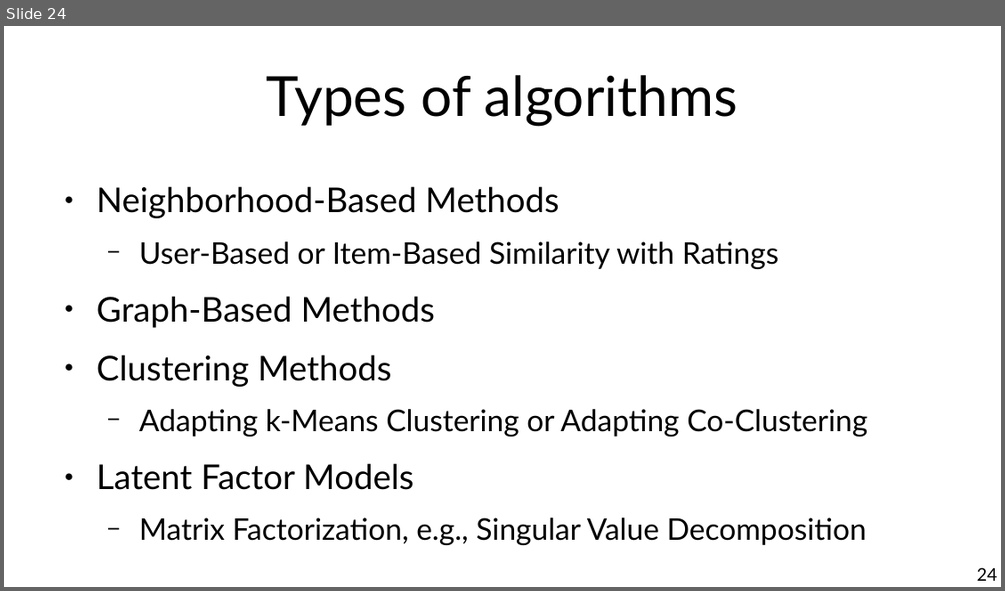
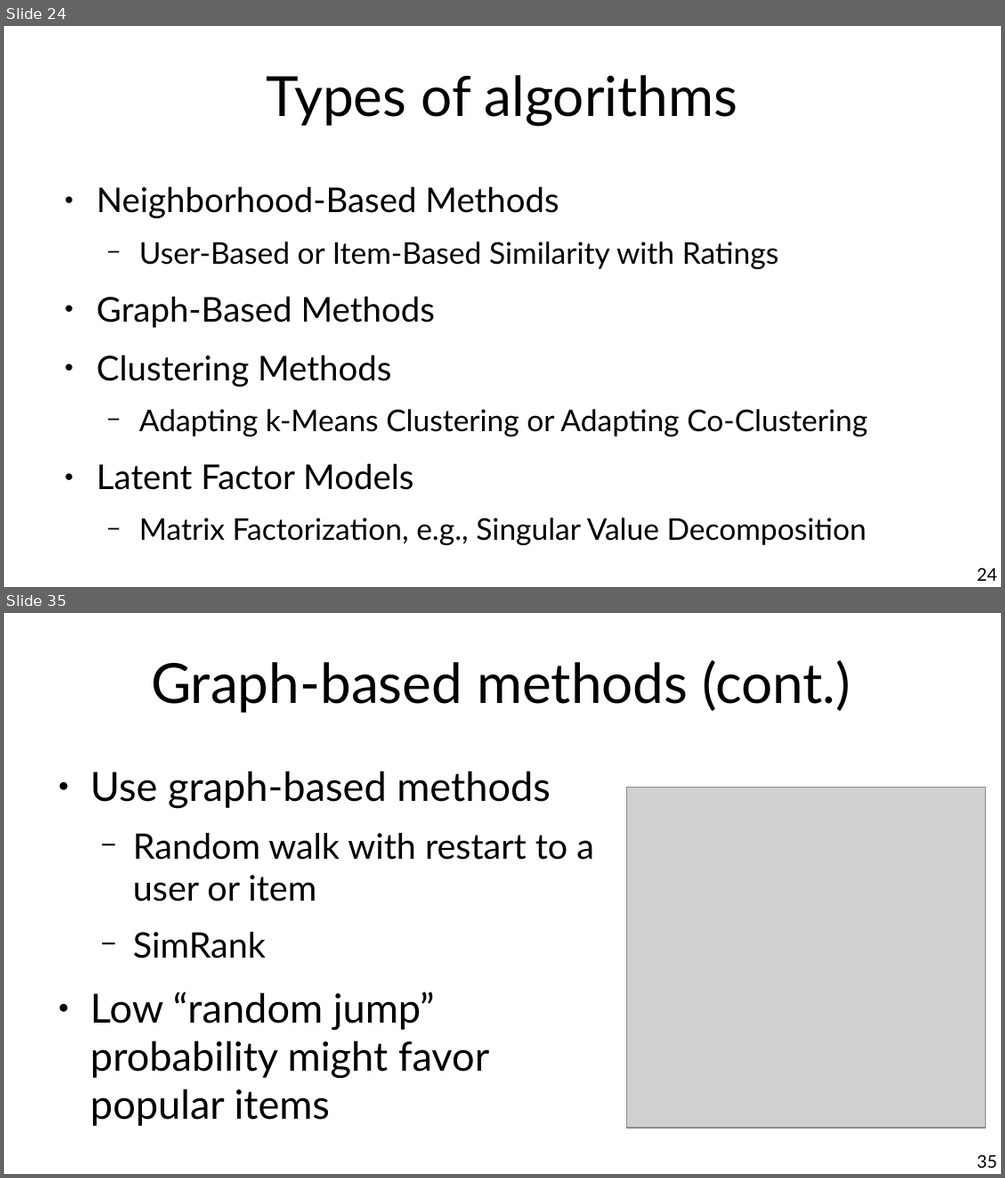
Before and after one commit to marco-calautti/data-mining-course, a slide deck: theory/tt08_recommender_systems.odp. Shown one above the other, each under a label of ours: slide 24 before the commit, slides 24 and 35 after it; the slides between them are not shown. The pictures are 1005x591 and 1005x1178 pixels, drawn with LibreOffice and Linux fonts; fonts in the diff are those of the drawing; grey boxes stand for pictures. Boxes give left, top, right and bottom in pixels: in the first picture for what was removed or moved away, otherwise in the second. Text is boxed around its words. In the diff, an @@ line names an element or a change of style, - is before the commit and + after.

```diff
--- a/theory/tt08_recommender_systems.odp
+++ b/theory/tt08_recommender_systems.odp
@@ slide 35 added at <box>4,613,1001,1174</box>, background #FFFFFF @@
@@ title added at <box>151,660,850,713</box>, 44 pt, text #000000 @@
+Graph-based methods (cont.)
@@ text added at <box>90,771,594,1126</box>, 32 pt, text #000000 @@
+● Use graph-based methods
+  − Random walk with restart to a user or item
+  − SimRank
+● Low “random jump” probability might favor popular items
@@ picture added at <box>627,787,987,1127</box> @@
@@ page number added at <box>977,1154,997,1167</box>, 14 pt, text #000000 @@
+35
```
Also in this commit, not shown: 11 slides changed, 23 other slides added, 1 slide removed.
